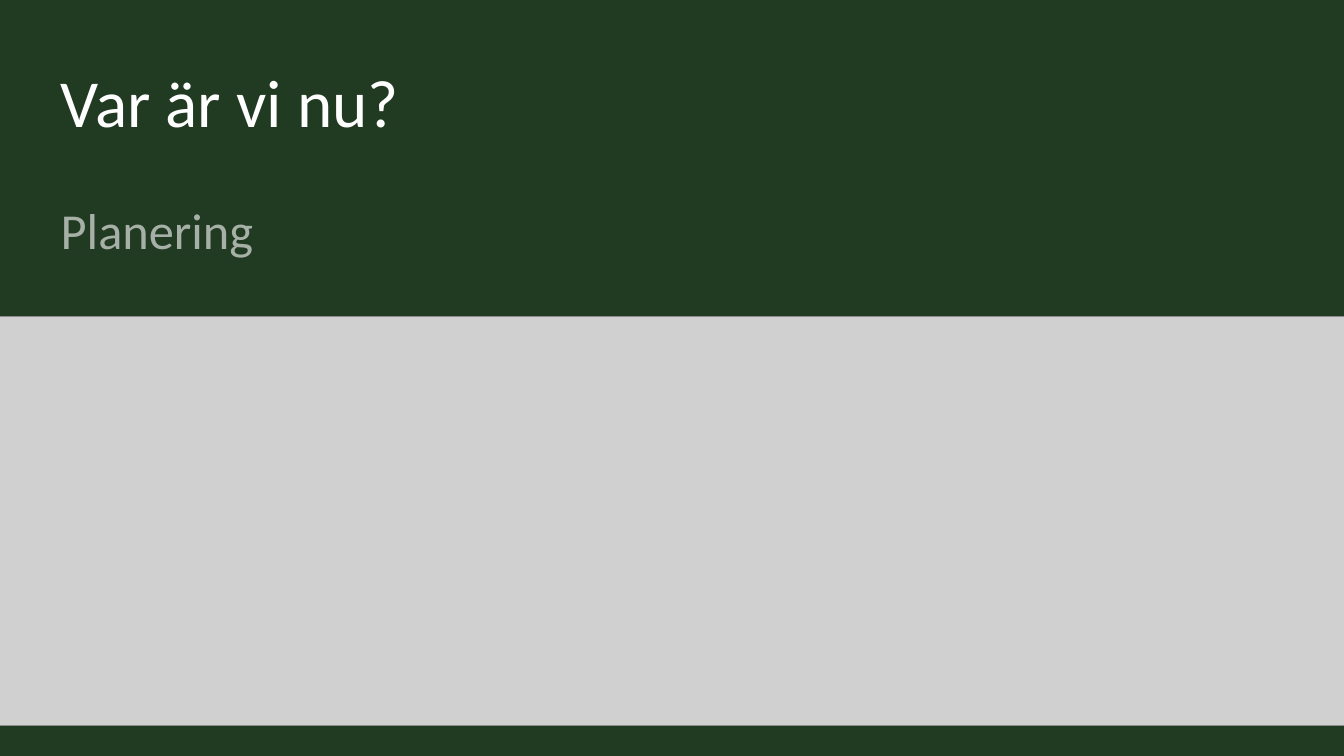
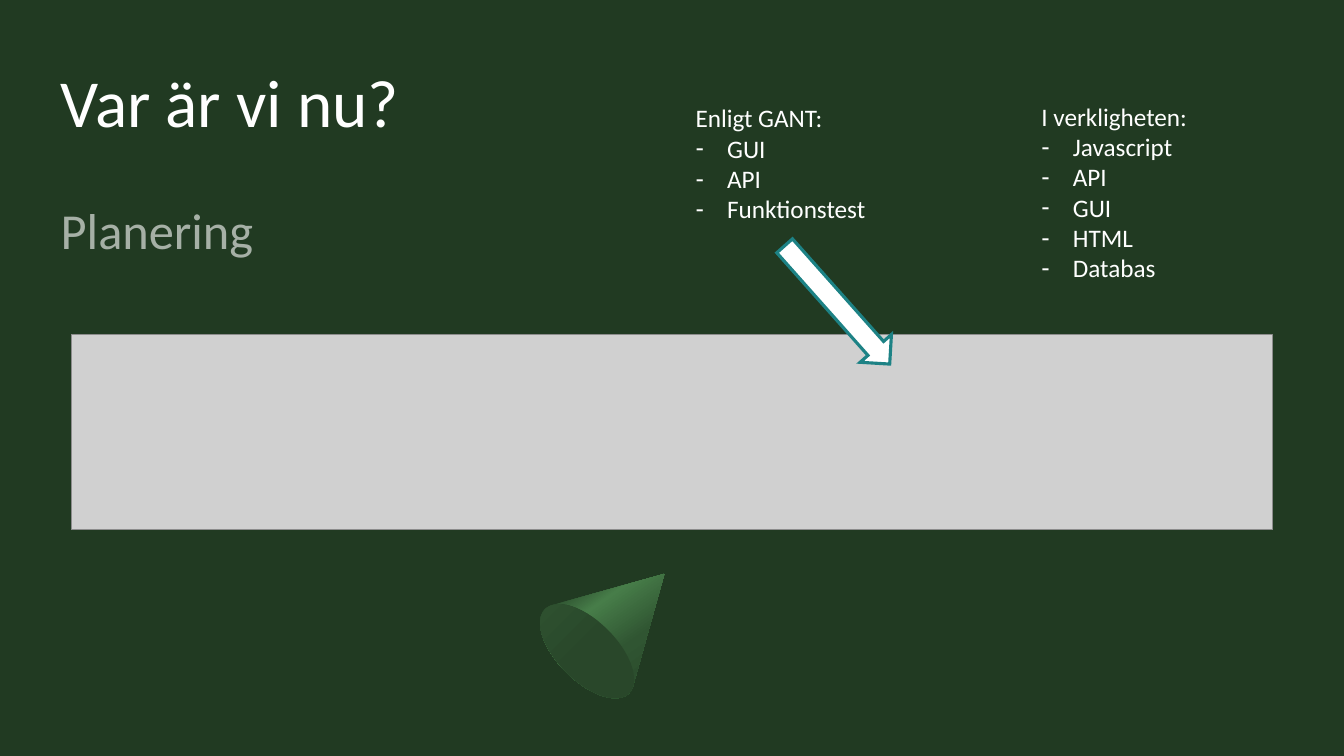
Before and after one commit to Sjofil/HASAB-IDA3, a slide deck: slide 2 of Delredovisning/Sustainable Forms presentation.pptx. Drawn at 1344x756 pixels with LibreOffice and Linux fonts; fonts in the diff are those of the drawing; grey boxes stand for pictures. Boxes give left, top, right and bottom in pixels: in the first picture for what was removed or moved away, otherwise in the second. Text is boxed around its words. In the diff, an @@ line names an element or a change of style, - is before the commit and + after.

```diff
--- a/Delredovisning/Sustainable Forms presentation.pptx
+++ b/Delredovisning/Sustainable Forms presentation.pptx
@@ text added at [696, 109, 865, 218], 18 pt, text #FFFFFF @@
+Enligt GANT:
+– GUI
+– API
+– Funktionstest
@@ text added at [1041, 108, 1187, 277], 18 pt, text #FFFFFF @@
+I verkligheten:
+– Javascript
+– API
+– GUI
+– HTML
+– Databas
@@ down arrow added at [769, 232, 906, 378], fill #FFFFFF, outline #1E8286 2.25 pt @@
@@ picture removed at [0, 317, 1344, 725] @@
@@ picture added at [72, 335, 1273, 529] @@
@@ freeform shape added at [524, 532, 706, 714], fill gradient #305532 to #477D49 to #213A22 @@
@@ ellipse added at [524, 588, 650, 714], fill gradient #29472A to #305532 @@
```
Also in this commit, not shown: 1 other slide changed, 1 slide removed, 1 other file.
